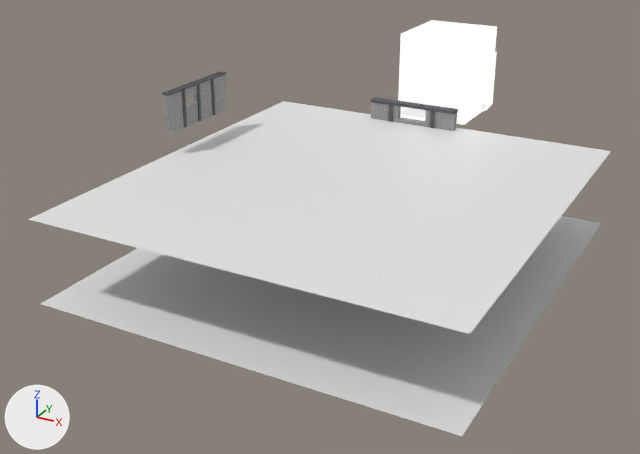
Renders of the Blender file Assets/World/C7L1/raw/C7L1.blend from each side of a commit.
Both versions are drawn from a 50 mm lens placed at (126.0, -384.0, 116.0), pointed at (-31.0, -100.0, -26.0). Lighting does not change. The marker at lower left points along +X, +Y and +Z.

Script lines for the objects in view, before the commit:
```python
ob_room1_entrance = bpy.data.objects.new('Room1_Entrance', me_plane_001)
ob_room1_entrance.location = (0.0, 0.0, 0.0)
ob_seafloor = bpy.data.objects.new('SeaFloor', me_plane_003)
ob_seafloor.location = (-4.0, -64.0, -49.0)
ob_wall_bottom_entrance = bpy.data.objects.new('Wall_Bottom_Entrance', me_cube_005)
ob_wall_bottom_entrance.location = (-22.0, -30.0, -24.0)
ob_wall_middle_exit = bpy.data.objects.new('Wall_Middle_Exit', me_cube_006)
ob_wall_middle_exit.location = (-91.8, -96.2, 8.0)
ob_wall_middle_exit.rotation_euler = (0.0, 0.0, 1.571)  # degrees (0, 0, 90)
ob_water = bpy.data.objects.new('Water', me_plane)
ob_water.location = (-4.0, -64.0, -17.0)
# also in view: 'Room1' at (-16.0, -8.0, 18.0)
```
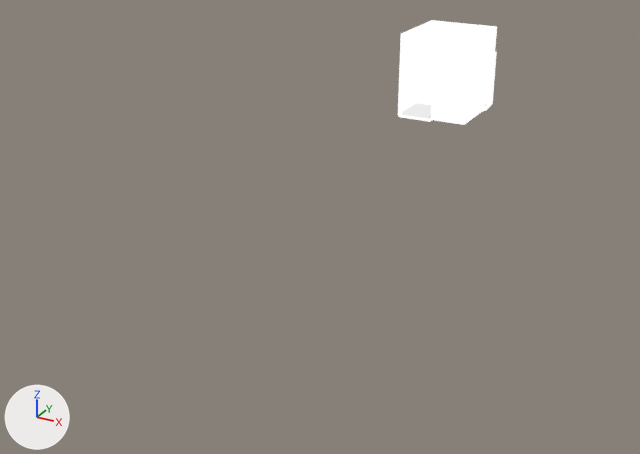
What the commit changed:
Object 'Water' (ob_water) is now hidden.
Object 'Wall_Bottom_Entrance' (ob_wall_bottom_entrance) is now hidden.
Object 'SeaFloor' (ob_seafloor) is now hidden.
Object 'Wall_Middle_Exit' (ob_wall_middle_exit) is now hidden.

Where the change shows, as pixel boxes (x1, y1, x2, y2) in the pictures (640 x 454 px):
'Water', hidden: before (28, 101, 611, 334)
'SeaFloor', hidden: before (41, 216, 601, 436)
'Wall_Middle_Exit', hidden: before (162, 71, 227, 134)
'Wall_Bottom_Entrance', hidden: before (371, 97, 458, 131)
